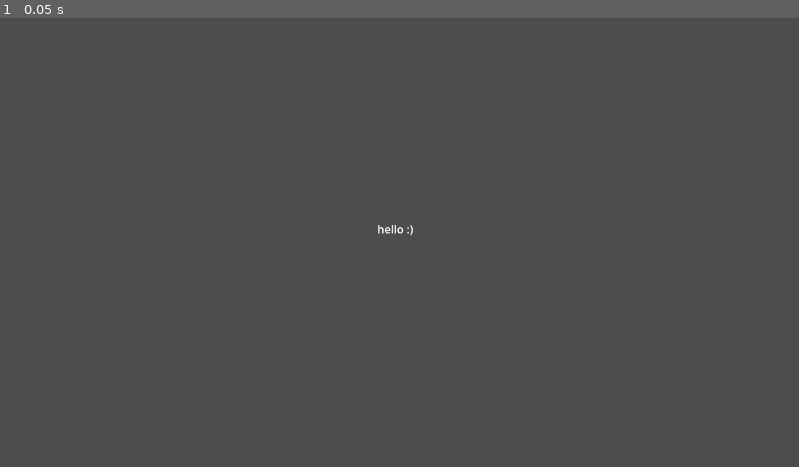
Above: before the commit, frame 1.
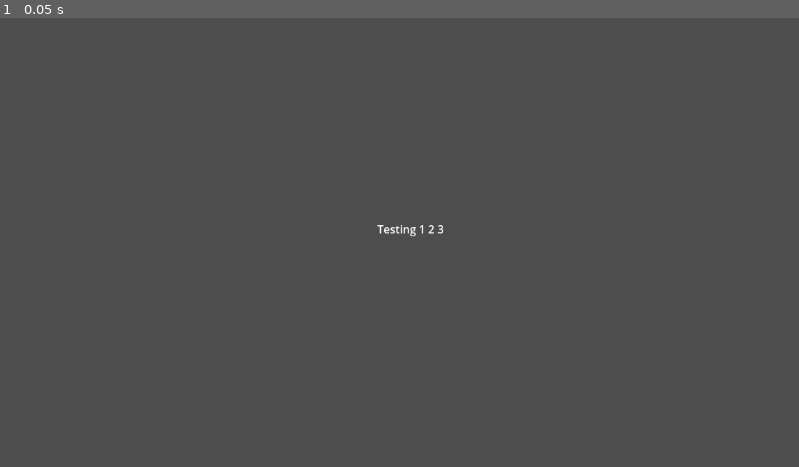
Above: after the commit, the same moment.

Repository: leahHigman/Rise-of-Scout
Game: Godot game, scene res://test.tscn
Two runs of this game, one before a commit and one after it. Both use one fixed random seed, a clock stepped at 60 frames per second and the inputs below. The project has no main scene, so this scene is started directly.
Inputs:
- Up to frame 1 (0.05 s): no input

The runs differ from the first frame. In frame 1, less than 0.1% of the frame differs, in the area x 47-56%, y 46-49%.

Commit message:
making sure it work

Diff:
--- a/rise-of-scout/test.tscn
+++ b/rise-of-scout/test.tscn
@@ -7,4 +7,5 @@
 offset_top = 293.0
 offset_right = 598.0
 offset_bottom = 316.0
-text = "hello :)"
+text = "Testing 1 2 3
+"
